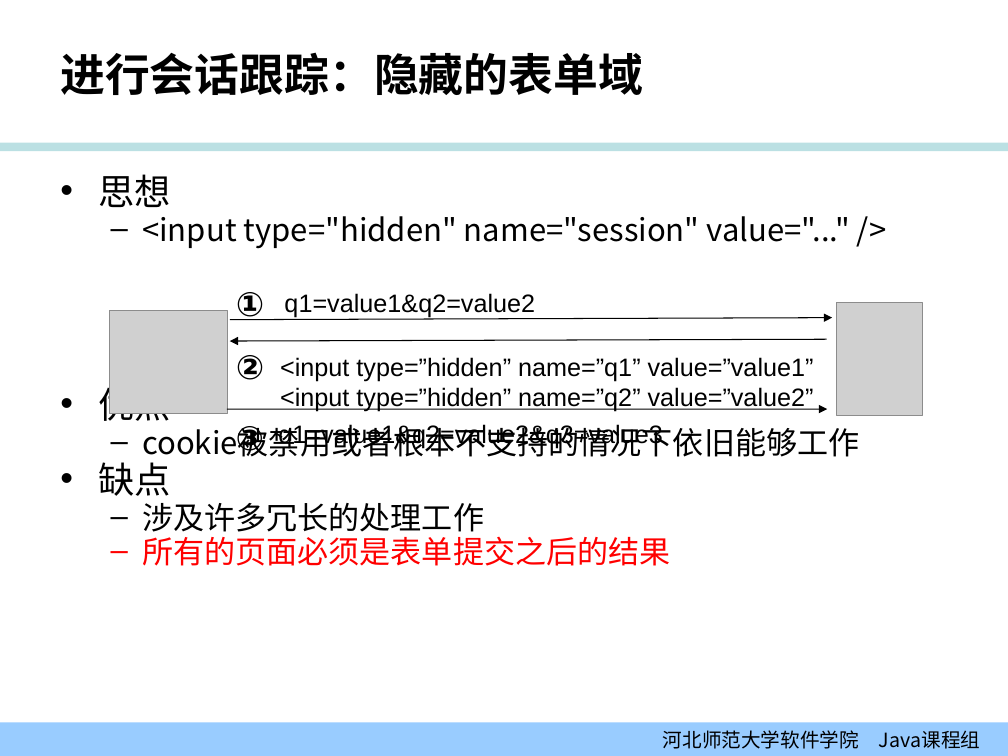
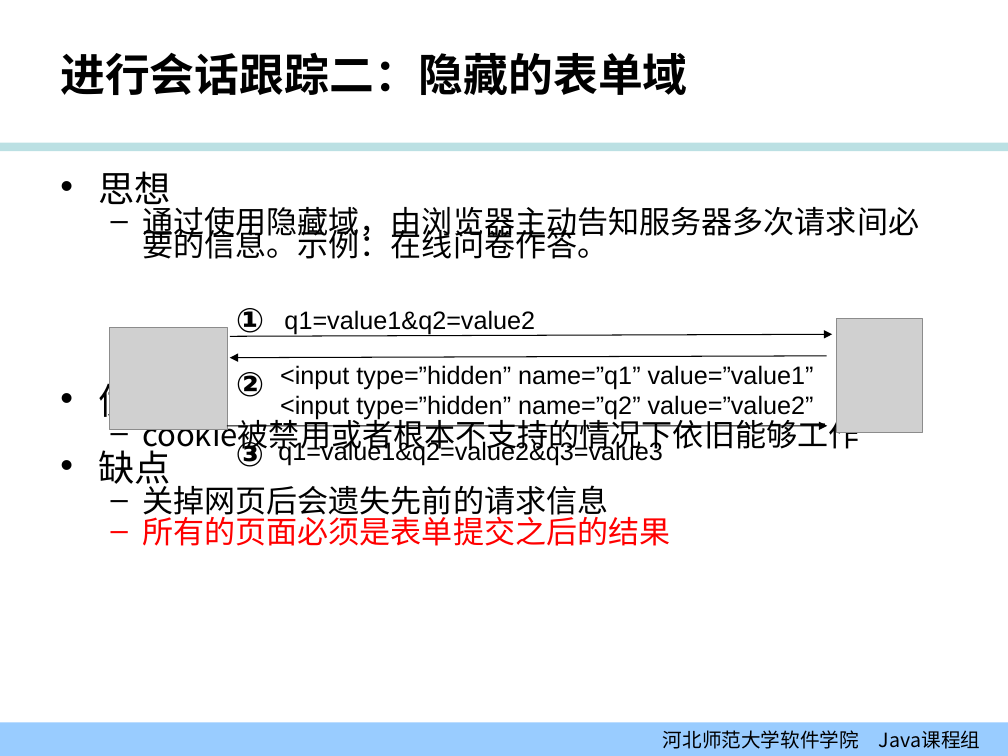
Before and after one commit to edu2act/course-JavaEE, a slide deck: slide 17 of 课程PPT/02-01_会话.ppt (slide 16 before the commit). Drawn at 1008x756 pixels with LibreOffice and Linux fonts; fonts in the diff are those of the drawing; grey boxes stand for pictures; background and template pictures are left out. Boxes give left, top, right and bottom in pixels: in the first picture for what was removed or moved away, otherwise in the second. Text is boxed around its words. In the diff, an @@ line names an element or a change of style, - is before the commit and + after.

```diff
--- a/课程PPT/02-01_会话.ppt
+++ b/课程PPT/02-01_会话.ppt
@@ title at (60, 52, 687, 95): text changed @@
-进行会话跟踪：隐藏的表单域
+进行会话跟踪二：隐藏的表单域
@@ text at (98, 171, 670, 546): line spacing 0.7 to 0.6 @@
@@ text at (142, 202, 919, 259): text changed @@
-  – <input type="hidden" name="session" value="..." />
+  – 通过使用隐藏域，由浏览器主动告知服务器多次请求间必要的信息。示例：在线问卷作答。
@@ picture: place and size @@
-picture at (109, 310, 227, 413)
+picture at (109, 328, 227, 430)
@@ arrow moved from (827, 340) - (230, 341) to (230, 337) - (833, 335) @@
@@ arrow moved from (230, 320) - (833, 318) to (827, 356) - (230, 358) @@
@@ text "<input type=”hidden” name=”q1” value=”value1”": place and size @@
-text "<input type=”hidden” name=”q1” value=”value1”" at (280, 357, 814, 412)
+text "<input type=”hidden” name=”q1” value=”value1”" at (280, 365, 814, 420)
@@ 5 texts, 1 picture, 1 arrow: place and size @@
-5 texts, 1 picture, 1 arrow at (227, 292, 922, 457)
+5 texts, 1 picture, 1 arrow at (227, 308, 922, 467)
@@ text at (142, 481, 608, 521): text changed @@
-  – 涉及许多冗长的处理工作
+  – 关掉网页后会遗失先前的请求信息
```
Also in this commit, not shown: 13 other slides changed, 5 slides added, 6 other files.
